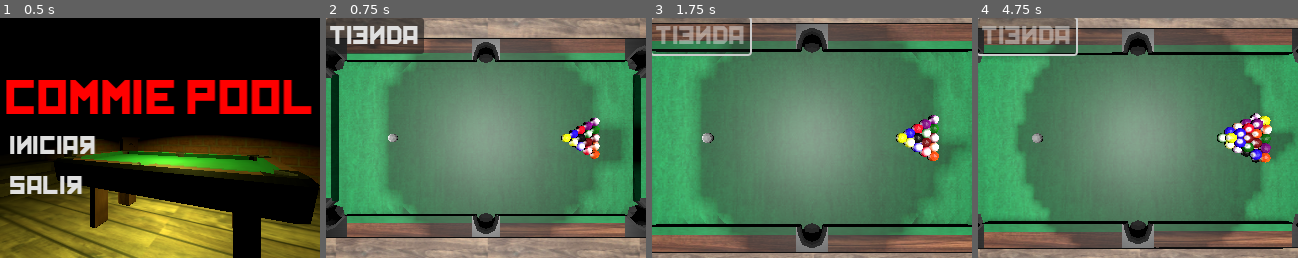
Above: before the commit, frames 1-4 (left to right).
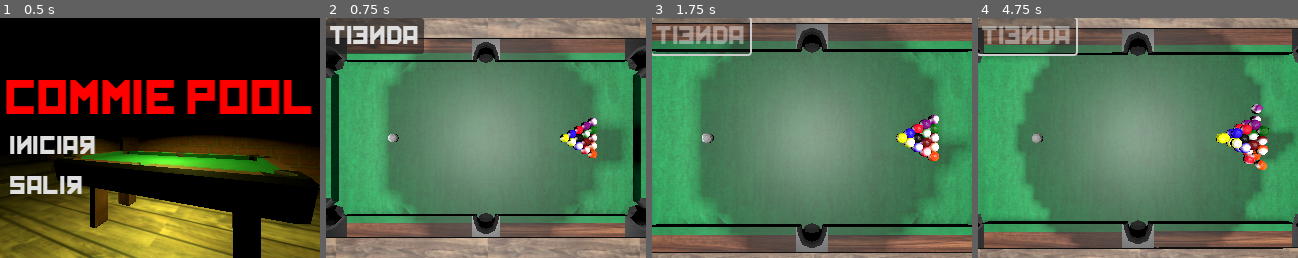
Above: after the commit, the same moments.

Repository: Corcho4433/commiepool-sourcecode
Game: Godot game, scene res://scenes/mainmenu.tscn
Same seed, same stepped clock (60 frames per second), same inputs: the game is played once before the commit and once after it.
Inputs (mouse positions are in pixels of both pictures, inside the frame that each line leads up to):
- Up to frame 1 (0.5 s): no input
- Up to frame 2 (0.75 s): click "Iniciar" at 0.5 s
- Up to frame 3 (1.75 s): click "Tienda" at 1.25 s
- Up to frame 4 (4.75 s): move the mouse to (1208, 126) at 2.02 s; tap C (ChangeBall) at 2.1, 4.55 s; right-click (1208, 126) at 2.3 s; move the mouse to (1074, 150) at 2.77 s; right-click (1074, 150) at 2.85 s; tap Q (SpawnBalls) at 3.05, 4.35 s; click "Tienda" at 3.5 s; move the mouse to (1170, 85) at 4.27 s

Frame 1 is identical in both runs. In frame 2, 1.0% of the frame differs, in the area x 19-86%, y 41-59%; in frame 3, less than 0.1%; in frame 4, 2.5%, in the area x 16-92%, y 35-64%.
Error after the commit: Invalid call. Nonexistent function 'ChangeBall' in base 'Node (BallsArray)'. (res://scripts/mains.gd:76)

Commit message:
added ball database

Diff:
--- a/project.godot
+++ b/project.godot
@@ -63,5 +63,7 @@
 
 [physics]
 
+common/physics_ticks_per_second=600
+common/max_physics_steps_per_frame=80
 3d/default_linear_damp=0.7
 3d/default_angular_damp=0.5
--- a/scenes/GameScene.tscn
+++ b/scenes/GameScene.tscn
@@ -11,6 +11,7 @@
 [ext_resource type="Script" path="res://scripts/camarajuego.gd" id="6_63qka"]
 [ext_resource type="PackedScene" uid="uid://cf3nybk3xcitt" path="res://resources/meshes/palo_pool.gltf" id="10_j1a6t"]
 [ext_resource type="FontFile" uid="uid://cb6t2567igbpm" path="res://resources/font.ttf" id="11_qnwqm"]
+[ext_resource type="Script" path="res://scripts/TurnComponent.gd" id="12_wiqqh"]
 
 [sub_resource type="HeightMapShape3D" id="HeightMapShape3D_gydyj"]
 map_width = 16
@@ -146,6 +147,9 @@
 shadow_bias = 0.0
 omni_attenuation = 0.732043
 
+[node name="TurnComponent" type="Node" parent="."]
+script = ExtResource("12_wiqqh")
+
 [connection signal="ball_exited_playable_area" from="PoolTable/PlayableAreaCollision" to="." method="_on_ball_scored"]
 [connection signal="ball_exited_playable_area" from="PoolTable/PlayableAreaCollision" to="BallArrayComponent" method="ball_exited_playable_area"]
 [connection signal="ball_entered_hole" from="PoolTable/HoleCollisionDisabler" to="BallArrayComponent" method="ball_entered_hole"]
--- a/scenes/ball_class.tscn
+++ b/scenes/ball_class.tscn
@@ -1,6 +1,6 @@
 [gd_scene load_steps=2 format=3 uid="uid://bof6nk7w8b8sg"]
 
-[ext_resource type="Script" path="res://scripts/BallObject.gd" id="1_o5nej"]
+[ext_resource type="Script" path="res://scripts/ballObject.gd" id="1_o5nej"]
 
 [node name="ballClass" type="Node"]
 script = ExtResource("1_o5nej")
--- a/scenes/objects/ball.tscn
+++ b/scenes/objects/ball.tscn
@@ -2,7 +2,7 @@
 
 [sub_resource type="PhysicsMaterial" id="PhysicsMaterial_avylx"]
 friction = 0.15
-bounce = 0.75
+bounce = 0.4
 
 [sub_resource type="SphereShape3D" id="SphereShape3D_4ndp0"]
 radius = 0.03
--- a/scenes/objects/balls_component.tscn
+++ b/scenes/objects/balls_component.tscn
@@ -1,6 +1,6 @@
 [gd_scene load_steps=2 format=3 uid="uid://dr4o1c1w4kdbw"]
 
-[ext_resource type="Script" path="res://scripts/BallObject.gd" id="1_1mjmp"]
+[ext_resource type="Script" path="res://scripts/ballObject.gd" id="1_1mjmp"]
 
 [node name="BallsComponent" type="Node"]
 script = ExtResource("1_1mjmp")
--- a/scripts/CueComponent.gd
+++ b/scripts/CueComponent.gd
@@ -27,9 +27,9 @@
 var appliedForce : Vector3
 var direction : Vector3
 var distance : float
-const FORCE_MULTIPLIER : float = 9
-const MAX_FORCE_VARIATION : float = 1.1
-const MIN_FORCE_VARIATION : float = 1
+@export var FORCE_MULTIPLIER : float = 9
+@export var MAX_FORCE_VARIATION : float = 1.1
+@export var MIN_FORCE_VARIATION : float = 1
 const  MAX_DISTANCE : float = 0.4
 
 
--- /dev/null
+++ b/scripts/TurnComponent.gd
@@ -0,0 +1,10 @@
+extends Node
+class_name TurnManager
+
+
+## Almacena una referencia al objeto [BallsArray] de la escena.
+@onready
+var ball_array : BallsArray = get_node("BallArrayComponent")
+## Almacena una referencia al objeto [CueObject] de la escena.
+@onready
+var cue_component : CueObject = get_node("CueComponent")
--- a/scripts/ballArrays.gd
+++ b/scripts/ballArrays.gd
@@ -24,9 +24,7 @@
 			var new_position : Vector3 = Vector3(ofsetX + (row*dia) + (col * dia / 2), -0.105 , ofsetZ + (col*dia))
 			var newBallObject = BallObject.new()
 			var ballName : String = StartingArray[index]
-			var ballMesh : MeshInstance3D = instantiateMesh(ballName)
 			add_child(newBallObject)
-			newBallObject.ballMesh = ballMesh
 			newBallObject.ballName = ballName
 			newBallObject.ballPosition = new_position
 			CurrentArray.append(newBallObject)
@@ -45,13 +43,13 @@
 
 
 
-func ChangeBall(index:int, newBallName : String = "Ball1" , newBallMass : float = 1):
-	var ball : BallObject = CurrentArray[index]
-	var ballMesh : MeshInstance3D = instantiateMesh(newBallName)
-	ball.ballName = newBallName
-	ball.ballMass = newBallMass
-	ball.changeBallMesh(ballMesh)
-	pass
+#func ChangeBall(index:int, newBallName : String = "Ball1" , newBallMass : float = 1):
+	#var ball : BallObject = CurrentArray[index]
+	#var ballMesh : MeshInstance3D = instantiateMesh(newBallName)
+	#ball.ballName = newBallName
+	#ball.ballMass = newBallMass
+	#ball.changeBallMesh(ballMesh)
+	#pass
 
 func VisibilityTogle(visibility : bool):
 	for ball : BallObject in CurrentArray:
@@ -88,12 +86,6 @@
 func ball_entered_hole(body):
 	body.set_collision_mask_value(1,false)
 
-func instantiateMesh(ballName : String):
-	var ballScene = load(str("res://resources/meshes/bolas/"+ ballName + ".glb"))
-	ballScene = ballScene.instantiate()
-	var ballMesh = ballScene.get_children()[0]
-	ballScene.remove_child(ballMesh)
-	return ballMesh.duplicate()
 
 
 func checkTypeBall(ball : BallObject):
--- /dev/null
+++ b/scripts/ballDatabase.gd
@@ -0,0 +1,65 @@
+extends Node
+class_name Database
+
+const Balls = {
+	"Ball1": {
+		"mesh": "res://resources/meshes/bolas/Ball1.glb",
+		"mass": 1
+	},
+	"Ball2": {
+		"mesh": "res://resources/meshes/bolas/Ball2.glb",
+		"mass": 1
+	},
+	"Ball3": {
+		"mesh": "res://resources/meshes/bolas/Ball3.glb",
+		"mass": 1
+	},
+	"Ball4": {
+		"mesh": "res://resources/meshes/bolas/Ball4.glb",
+		"mass": 1
+	},
+	"Ball5": {
+		"mesh": "res://resources/meshes/bolas/Ball5.glb",
+		"mass": 1
+	},
+	"Ball6": {
+		"mesh": "res://resources/meshes/bolas/Ball6.glb",
+		"mass": 1
+	},
+	"Ball7": {
+		"mesh": "res://resources/meshes/bolas/Ball7.glb",
+		"mass": 1
+	},
+	"Ball8": {
+		"mesh": "res://resources/meshes/bolas/Ball8.glb",
+		"mass": 1
+	},
+	"Ball9": {
+		"mesh": "res://resources/meshes/bolas/Ball9.glb",
+		"mass": 1
+	},
+	"Ball10": {
+		"mesh": "res://resources/meshes/bolas/Ball10.glb",
+		"mass": 1
+	},
+	"Ball11": {
+		"mesh": "res://resources/meshes/bolas/Ball11.glb",
+		"mass": 1
+	},
+	"Ball12": {
+		"mesh": "res://resources/meshes/bolas/Ball12.glb",
+		"mass": 1
+	},
+	"Ball13": {
+		"mesh": "res://resources/meshes/bolas/Ball13.glb",
+		"mass": 1
+	},
+	"Ball14": {
+		"mesh": "res://resources/meshes/bolas/Ball14.glb",
+		"mass": 1
+	},
+	"Ball15": {
+		"mesh": "res://resources/meshes/bolas/Ball15.glb",
+		"mass": 1
+	}
+};
--- a/scripts/ballObject.gd
+++ b/scripts/ballObject.gd
@@ -1,9 +1,9 @@
-
+extends Node
 ## La clase BallObject se encarga de guardar la informacion individual de cada pelota
 ## y agregarla a la escena principal como nodo hijo de [BallsArray]. [br] [br]
 ## El arbol de nodos de una bola spawneada se ve asi : [BallObject] -> [RigidBody3D]
 ## (llamado pelota) -> [CollisionShape3D] y [MeshInstance3D].
-class_name BallObject extends Node
+class_name BallObject
 
 
 
@@ -30,27 +30,21 @@
 func spawnBall():
 	var ballScene : PackedScene = load("res://scenes/objects/ball.tscn")
 	var ball = ballScene.instantiate()
+	ballMesh = instantiateMesh(Database.Balls[ballName].mesh)
 	spawned = true
 	ballCollisionShape = ball.get_node("CollisionShape3D")
 	ballRigidBody = ball
 	_addBallToScene(ball)
-	_addMeshToScene()
+	_addMeshToScene(ballMesh)
 
-
-## Cambia el mesh de una bola
-func changeBallMesh(newBallMesh : MeshInstance3D):
-	ballRigidBody.remove_child(ballMesh)
-	ballMesh.queue_free()
-	ballMesh = newBallMesh
-	ballMesh.position = Vector3.ZERO
-	_addMeshToScene()
 
 func _addBallToScene(ball : RigidBody3D):
 	add_child(ball)
 	ball.position = ballPosition
 
-func _addMeshToScene():
-	ballRigidBody.add_child(ballMesh)
+func _addMeshToScene(meshInstance: MeshInstance3D):
+	ballRigidBody.add_child(meshInstance)
+
 
 ## Borra la bola en pantalla, pero mantiene su informacion.
 func deleteBall():
@@ -60,3 +54,11 @@
 ## Establece la visibilidad de la bola.
 func setVisibilityBall(newVisibility : bool):
 	get_node("pelota").visible = newVisibility
+
+
+func instantiateMesh(mesh : String):
+	var newMeshScene = load(mesh)
+	newMeshScene = newMeshScene.instantiate()
+	var newBallMesh = newMeshScene.get_children()[0]
+	newMeshScene.remove_child(newBallMesh)
+	return newBallMesh.duplicate()
--- a/scripts/mains.gd
+++ b/scripts/mains.gd
@@ -1,6 +1,6 @@
 ## Coordina las acciones entre el palo de billar y las bolas. Ademas, contiene
 ## un sistema de turnos y un sistema de puntuacion.
-class_name PoolTable extends Node
+class_name GameState extends Node
 ## Si es el turno del jugador 1, turno es igual a PLAYER_ONE
 const PLAYER_ONE = 1
 ## Si es el turno del jugador 2, turno es igual a PLAYER_TWO
Not shown: 1 places in scenes/GameScene.tscn that only renumber resources
